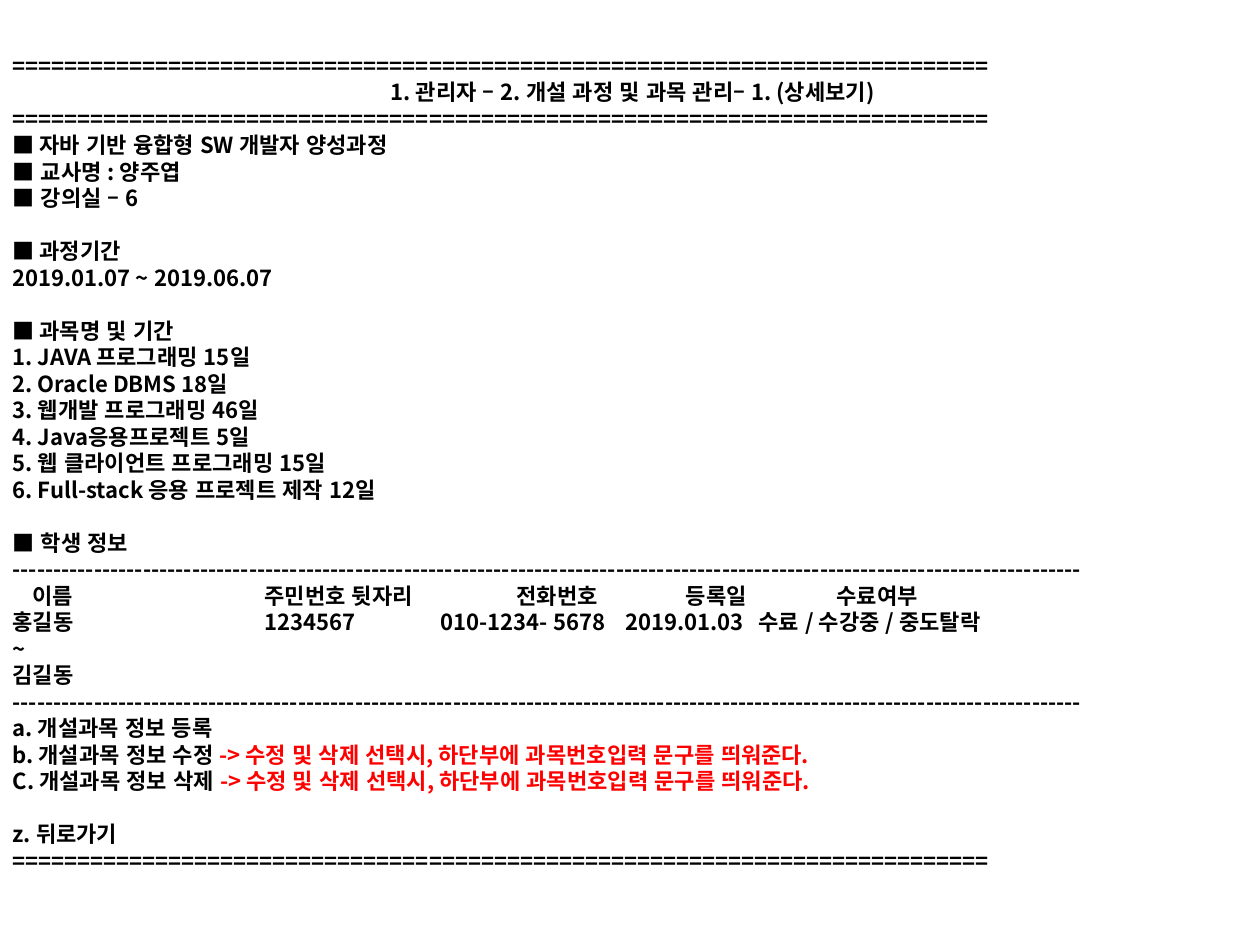
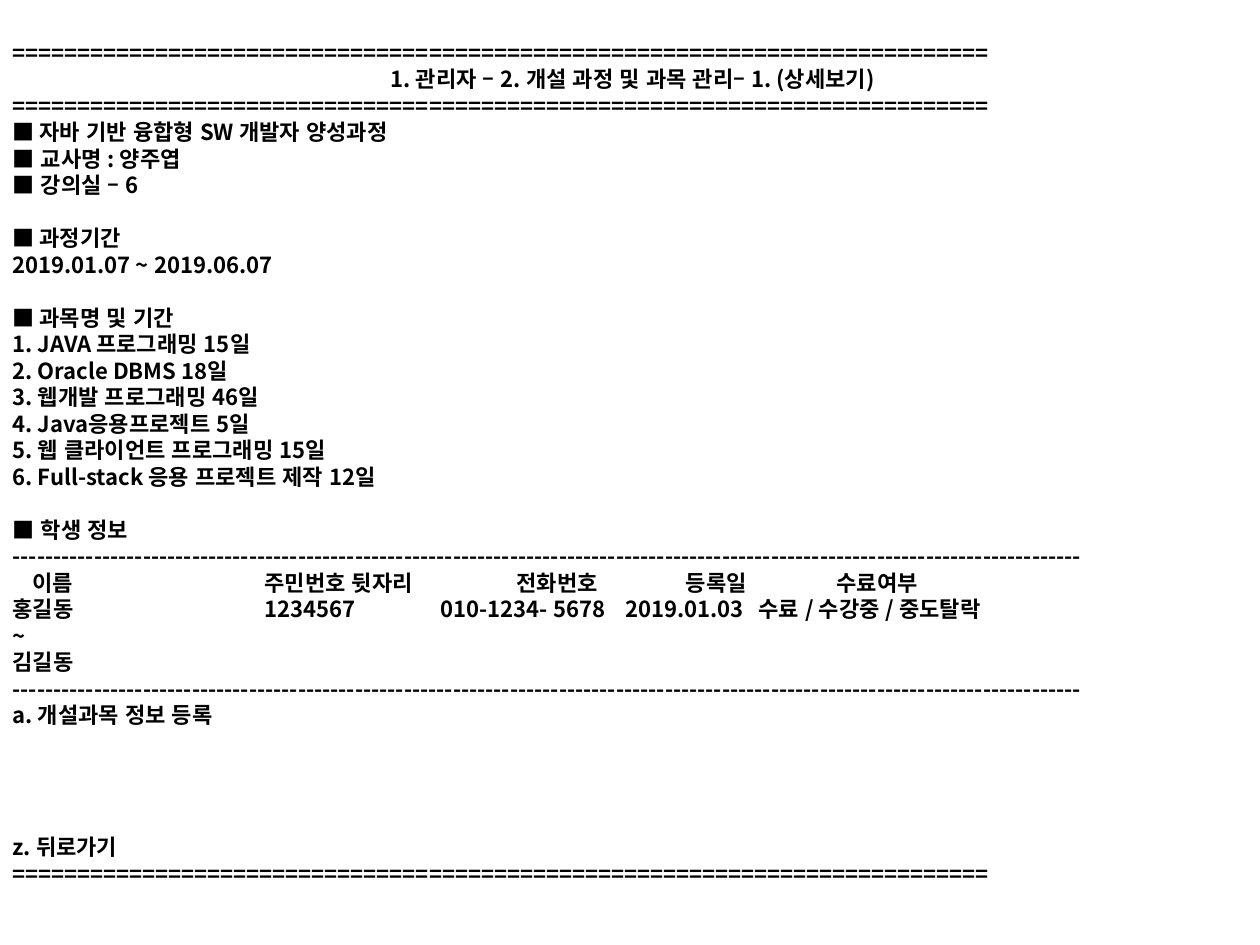
Before and after one commit to Yian-Kim/SEDU-Center, a slide deck: slide 14 of 03. 화면설계/01. 관리자/[디비2조]화면설계_관리자.pptx. Drawn at 1260x945 pixels with LibreOffice and Linux fonts; fonts in the diff are those of the drawing. Boxes give left, top, right and bottom in pixels: in the first picture for what was removed or moved away, otherwise in the second. Text is boxed around its words. In the diff, an @@ line names an element or a change of style, - is before the commit and + after.

Commit message:
1. POWER POINT 파일 수정
- [디비2조]화면설계_관리자.pptx 파일 수정
  (03. 화면설계\01. 관리자\[디비2조]화면설계_관리자.pptx)
- 관리자 메뉴 6번 교사평가 관리 및 결과 조회 수정

```diff
--- a/03. 화면설계/01. 관리자/[디비2조]화면설계_관리자.pptx
+++ b/03. 화면설계/01. 관리자/[디비2조]화면설계_관리자.pptx
@@ title at box(13, 68, 980, 857): text changed @@
-===========================================================================
-1. 관리자 – 2. 개설 과정 및 과목 관리– 1. (상세보기)
-===========================================================================
-■ 자바 기반 융합형 SW 개발자 양성과정
-■ 교사명 : 양주엽
-■ 강의실 – 6
-■ 과정기간
-2019.01.07 ~ 2019.06.07
-■ 과목명 및 기간
-1. JAVA 프로그래밍 15일
-2. Oracle DBMS 18일
-3. 웹개발 프로그래밍 46일
-4. Java응용프로젝트 5일
-5. 웹 클라이언트 프로그래밍 15일
-6. Full-stack 응용 프로젝트 제작 12일
-■ 학생 정보
------------------------------------------------------------------------------------------------------------------------------------
-이름 주민번호 뒷자리 전화번호 등록일 수료여부
-홍길동 1234567 010-1234- 5678 2019.01.03 수료 / 수강중 / 중도탈락
-~
-김길동
------------------------------------------------------------------------------------------------------------------------------------
-a. 개설과목 정보 등록
-b. 개설과목 정보 수정 -> 수정 및 삭제 선택시, 하단부에 과목번호입력 문구를 띄워준다.
-C. 개설과목 정보 삭제 -> 수정 및 삭제 선택시, 하단부에 과목번호입력 문구를 띄워준다.
-z. 뒤로가기
-===========================================================================
+===========================================================================
+1. 관리자 – 2. 개설 과정 및 과목 관리– 1. (상세보기)
+===========================================================================
+■ 자바 기반 융합형 SW 개발자 양성과정
+■ 교사명 : 양주엽
+■ 강의실 – 6
+■ 과정기간
+2019.01.07 ~ 2019.06.07
+■ 과목명 및 기간
+1. JAVA 프로그래밍 15일
+2. Oracle DBMS 18일
+3. 웹개발 프로그래밍 46일
+4. Java응용프로젝트 5일
+5. 웹 클라이언트 프로그래밍 15일
+6. Full-stack 응용 프로젝트 제작 12일
+■ 학생 정보
+-----------------------------------------------------------------------------------------------------------------------------------
+이름 주민번호 뒷자리 전화번호 등록일 수료여부
+홍길동 1234567 010-1234- 5678 2019.01.03 수료 / 수강중 / 중도탈락
+~
+김길동
+-----------------------------------------------------------------------------------------------------------------------------------
+a. 개설과목 정보 등록
+z. 뒤로가기
+===========================================================================
```
Also in this commit, not shown: 9 other slides changed, 1 slide added, 8 slides removed.
